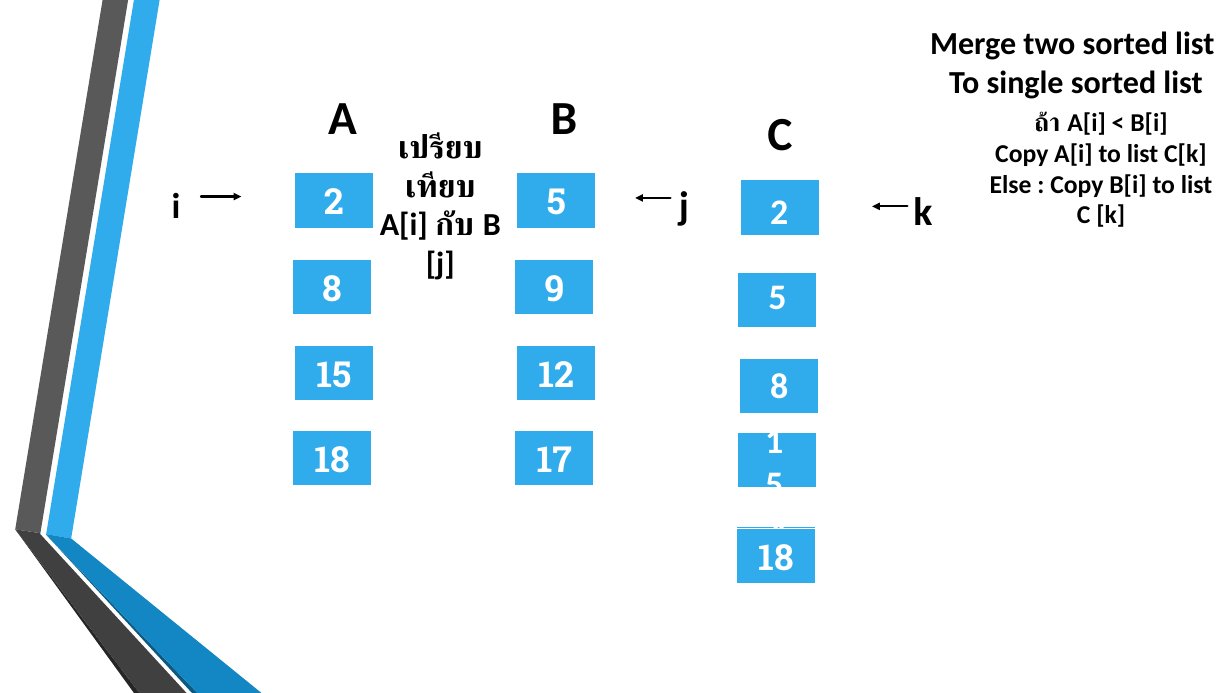
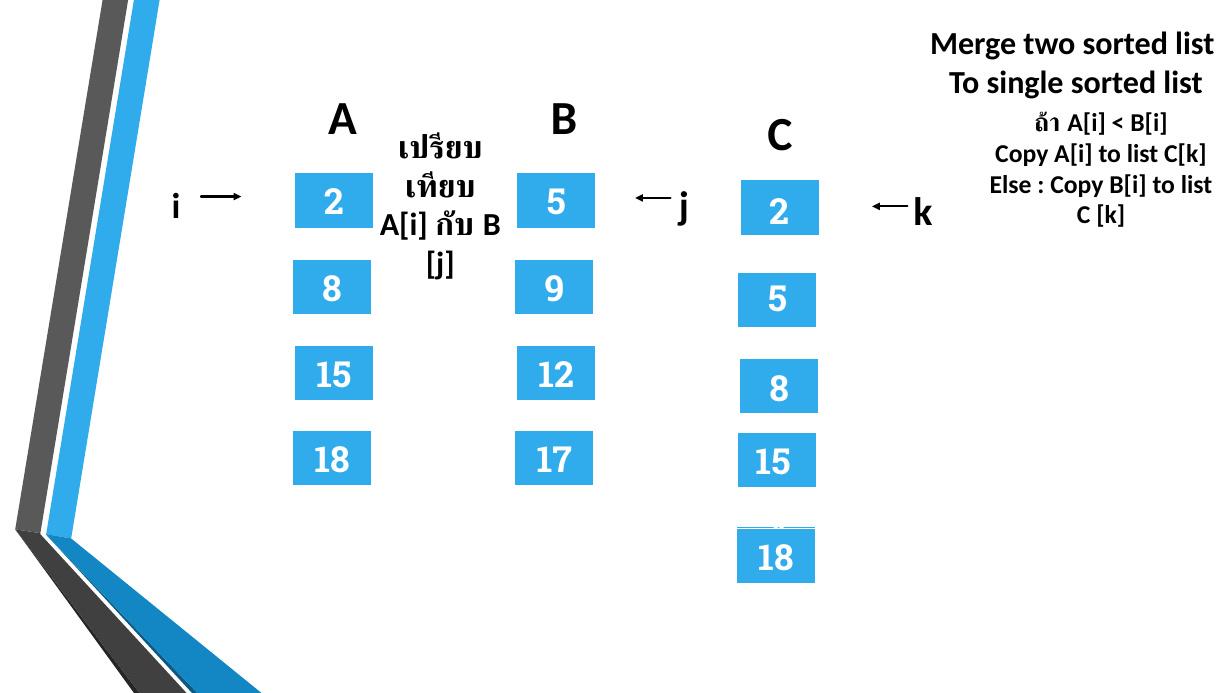
Before and after one commit to billowdev/report-external-sorted, a slide deck: slide 20 of PPTX_Report_External_Sort.pptx. Drawn at 1232x693 pixels with LibreOffice and Linux fonts; fonts in the diff are those of the drawing; background and template pictures are left out. Boxes give left, top, right and bottom in pixels: in the first picture for what was removed or moved away, otherwise in the second. Text is boxed around its words. In the diff, an @@ line names an element or a change of style, - is before the commit and + after.

```diff
--- a/PPTX_Report_External_Sort.pptx
+++ b/PPTX_Report_External_Sort.pptx
@@ font Calibri to Roboto Slab in 4 elements at <box>769,198,789,224</box>, <box>769,375,789,402</box>, <box>768,285,787,312</box>, <box>755,448,790,475</box> @@
```
Also in this commit, not shown: 1 other slide changed, 5 other files.
